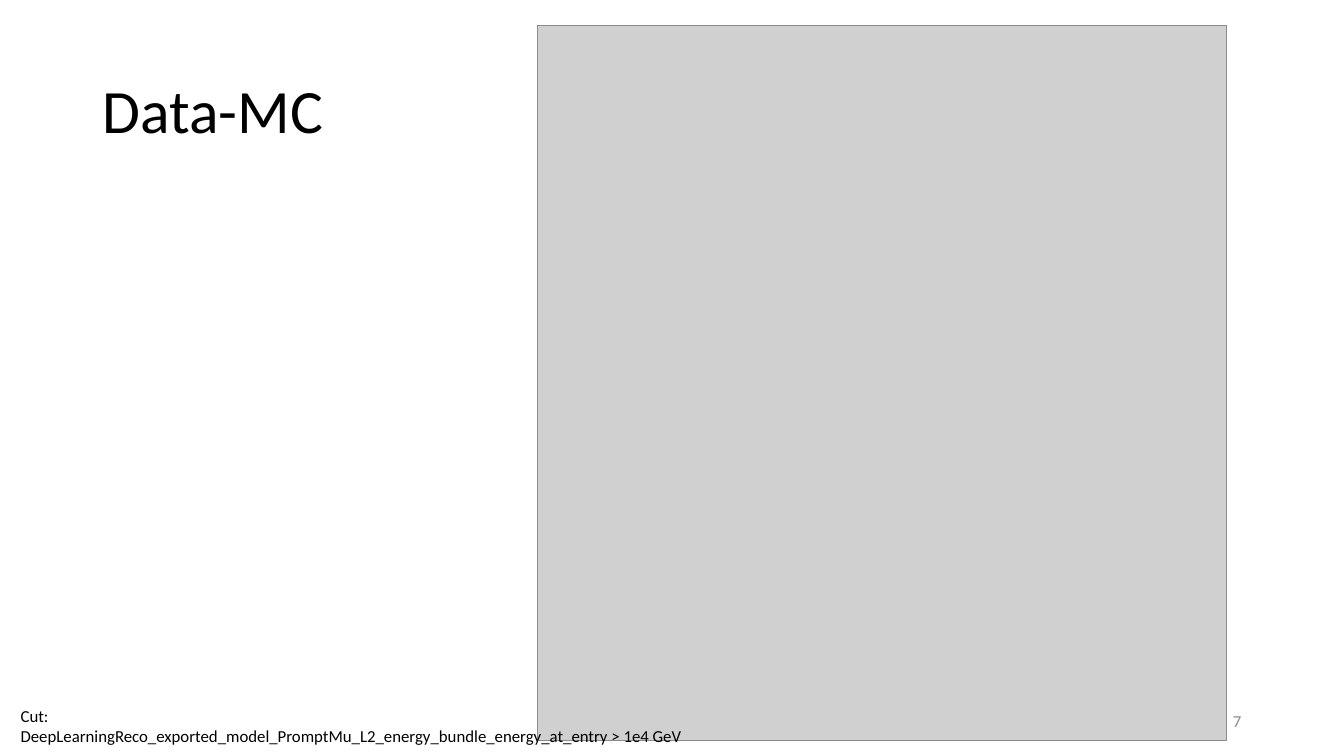
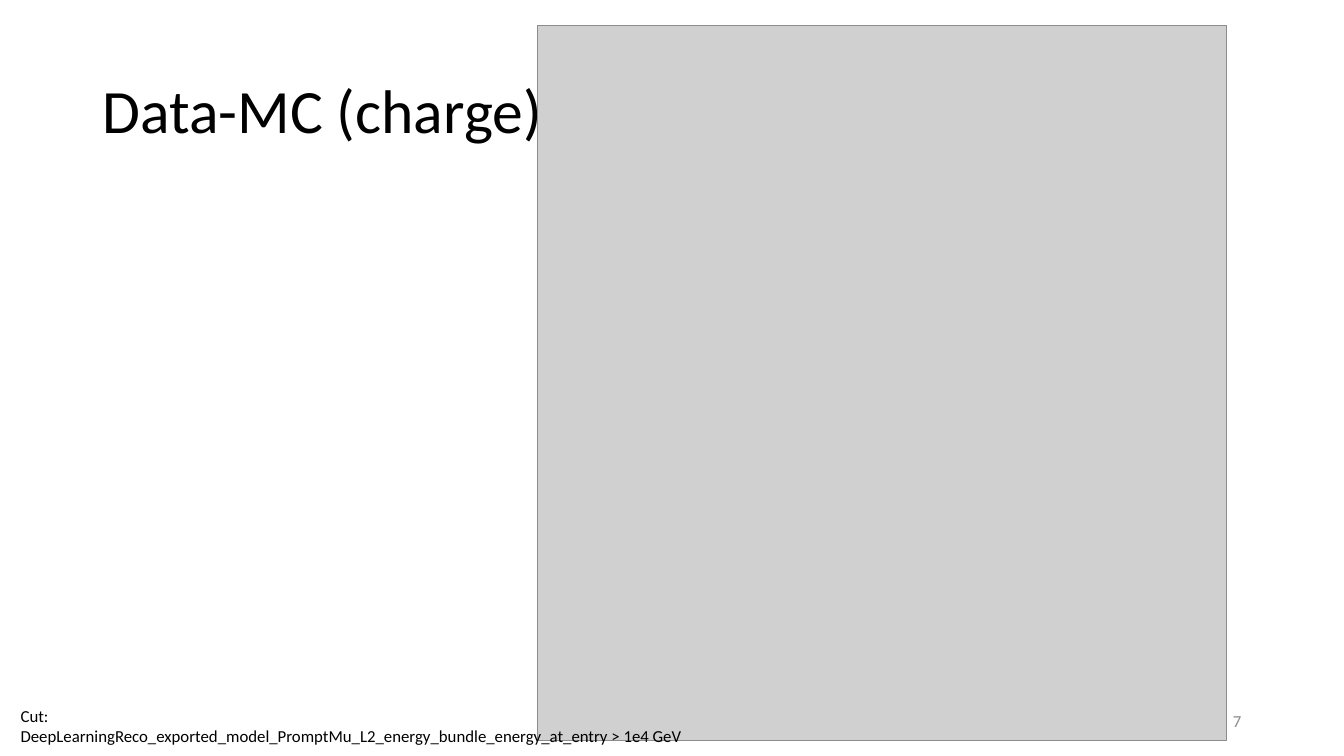
Before and after one commit to pascalgutjahr/presentations, a slide deck: slide 8 of cr_group/prompt_20230831.pptx. Drawn at 1344x756 pixels with LibreOffice and Linux fonts; fonts in the diff are those of the drawing; grey boxes stand for pictures. Boxes give left, top, right and bottom in pixels: in the first picture for what was removed or moved away, otherwise in the second. Text is boxed around its words. In the diff, an @@ line names an element or a change of style, - is before the commit and + after.

Commit message:
add data mc

```diff
--- a/cr_group/prompt_20230831.pptx
+++ b/cr_group/prompt_20230831.pptx
@@ title at (x1=102, y1=82, x2=542, y2=148): text changed @@
-Data-MC
+Data-MC (charge)
```
Also in this commit, not shown: 2 other slides changed, 4 slides added.
